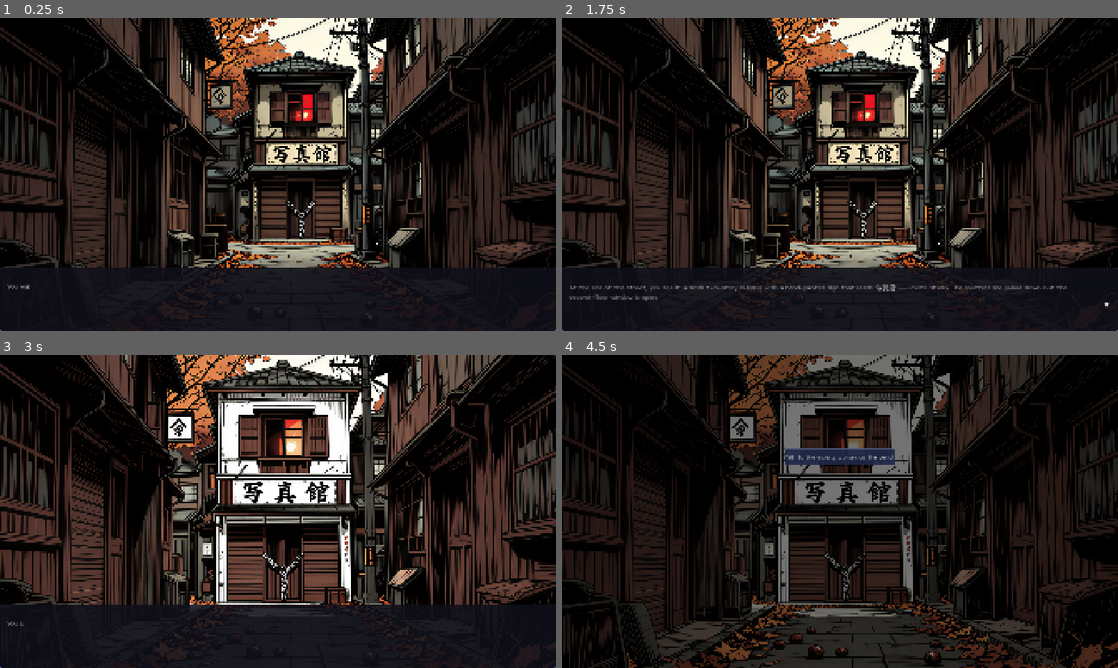
Above: before the commit, frames 1-4 (two rows, left to right).
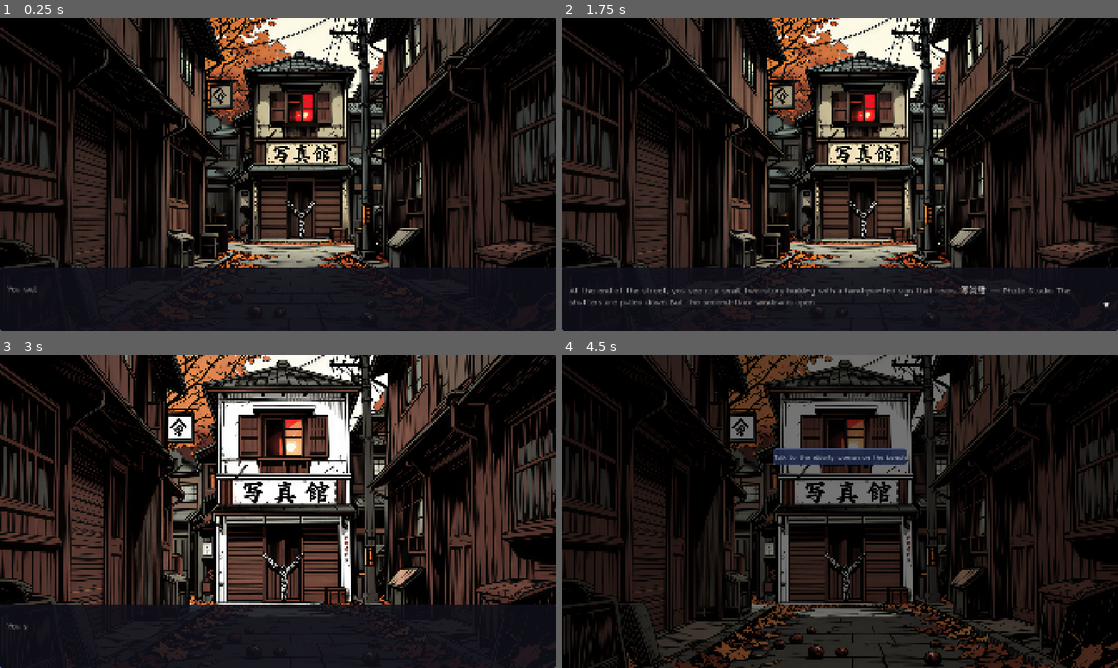
Above: after the commit, the same moments.

Repository: choppu/ai-novelgen
Game: Godot game, scene res://scenes/main.tscn
Two runs of this game, one before a commit and one after it. Both use one fixed random seed, a clock stepped at 60 frames per second and the inputs below.
Inputs (mouse positions are in pixels of both pictures, inside the frame that each line leads up to):
- Up to frame 1 (0.25 s): no input
- Up to frame 2 (1.75 s): tap Enter at 0.5, 0.6 s; move the mouse to (962, 158) at 0.52 s; click (962, 158) at 0.67 s; tap Space at 0.77, 1.52 s; move the mouse to (728, 190) at 1.27 s; tap Keypad Enter at 1.35 s; click (728, 190) at 1.42 s
- Up to frame 3 (3 s): tap Space at 2 s; move the mouse to (333, 442) at 2.02 s; tap Enter at 2.1 s; click (333, 442) at 2.17 s; click "Walk toward the studio" at 2.75 s
- Up to frame 4 (4.5 s): tap Enter at 3.5, 4.35 s; move the mouse to (812, 574) at 3.52 s; tap Keypad Enter at 3.6 s; click (812, 574) at 3.67 s; tap Space at 3.77 s; move the mouse to (1006, 558) at 4.27 s; click (1006, 558) at 4.42 s

The runs differ from the first frame. In frame 1, less than 0.1% of the frame differs, in the area x 1-7%, y 85-88%; in frame 2, 1.7%, in the area x 1-99%, y 85-93%; in frame 3, less than 0.1%; in frame 4, 0.4%.

Commit message:
updated font loading

Diff:
--- a/src/font_loader.gd
+++ b/src/font_loader.gd
@@ -1,13 +1,17 @@
 ## FontLoader — Loads story-specific fonts and provides them to UI components.
 ##
-## Autoloaded as "FontLoader". Scans the fonts folder of the current story
-## and loads all font files (.otf, .ttf, .ttc).
+## Autoloaded as "FontLoader". Fonts are loaded in two ways (in order):
+##   1. From the "fonts" section of `styles.json` (explicit key → path mapping)
+##   2. By scanning the story's `fonts/` directory (backward compat, auto-assigned)
 ##
 ## Fonts are stored in a dictionary keyed by a logical name:
 ##   - "dialogue"  → primary font for dialogue and body text
 ##   - "name"      → font for speaker names (may be italic or bold variant)
 ##   - "choice"    → font for choice buttons
 ##   - "narration" → font for narration text
+##
+## `styles.json` "fonts" section format (paths relative to story folder):
+##   { "dialogue": "fonts/MyFont.otf", "name": "fonts/MyFont-Bold.otf" }
 ##
 ## If no story-specific font is found, falls back to ThemeDB.fallback_font.
 ##
@@ -36,6 +40,7 @@
 
 
 ## Load fonts from the current story's fonts folder.
+## Tries styles.json "fonts" section first, then falls back to directory scan.
 func _load_story_fonts() -> void:
 	var story_name := GameConfig.get_current_story()
 	if story_name.is_empty():
@@ -43,6 +48,15 @@
 		_fonts = _make_fallback_fonts()
 		return
 
+	# Try loading from styles.json "fonts" section first
+	_fonts = _load_fonts_from_styles(story_name)
+	if not _fonts.is_empty():
+		print("[FontLoader] Loaded fonts for story '%s' from styles.json:" % story_name)
+		for key in _fonts:
+			print("  - %s: %s" % [key, _fonts[key].resource_path])
+		return
+
+	# Fall back to directory scan
 	var fonts_dir := "res://stories/%s/fonts/" % story_name
 	_fonts = _load_fonts_from_dir(fonts_dir)
 
@@ -99,6 +113,37 @@
 		return font
 	return null
 
+## Load fonts from the "fonts" section of styles.json.
+## Expects a dictionary like { "dialogue": "fonts/MyFont.otf", ... }.
+## Paths are relative to the story folder.
+func _load_fonts_from_styles(story_name: String) -> Dictionary:
+	var result: Dictionary = {}
+	var styles_path := "res://stories/%s/styles.json" % story_name
+	var file: FileAccess = FileAccess.open(styles_path, FileAccess.READ)
+	if file == null:
+		return result
+
+	var raw: String = file.get_as_text()
+	file.close()
+
+	var parse_result: Variant = JSON.parse_string(raw)
+	if parse_result is Dictionary:
+		var data: Dictionary = parse_result as Dictionary
+		var fonts_section: Variant = data.get("fonts")
+		if fonts_section is Dictionary:
+			var story_root := "res://stories/%s/" % story_name
+			for key in fonts_section:
+				var relative_path: String = str(fonts_section[key])
+				var full_path := story_root + relative_path
+				var font_file: FontFile = _load_font_file(full_path)
+				if font_file != null:
+					result[key] = font_file
+					print("[FontLoader] Mapped '%s' → %s" % [key, full_path])
+				else:
+					printerr("[FontLoader] Failed to load font at %s for key '%s'" % [full_path, key])
+
+	return result
+
 
 ## Create a fallback font dictionary using the system fallback font.
 func _make_fallback_fonts() -> Dictionary:
--- a/src/story_style.gd
+++ b/src/story_style.gd
@@ -39,11 +39,12 @@
 
 	_loaded = true
 
-	# Determine story name
+	# Determine story name (GameConfig is an autoload, accessed as a global symbol)
 	var story_name := ""
-	if Engine.has_singleton("GameConfig"):
-		var gc: Variant = Engine.get_singleton("GameConfig")
-		story_name = gc.get_current_story()
+	# Autoloads are global symbols in Godot — access directly.
+	# Use a try-pattern via variant check for safety if loaded before autoloads are ready.
+	if GameConfig != null:
+		story_name = GameConfig.get_current_story()
 
 	if story_name.is_empty():
 		print("[StoryStyle] No story configured — using defaults.")
@@ -140,6 +141,8 @@
 	var v: Variant = _get_typography().get(key)
 	if v is int:
 		return v
+	if v is float:
+		return int(v)
 	return default
 
 
--- a/stories/shadow_photo_studio/styles.json
+++ b/stories/shadow_photo_studio/styles.json
@@ -1,4 +1,11 @@
 {
+  "fonts": {
+    "dialogue":  "fonts/Lecta.otf",
+    "name":      "fonts/Lecta.otf",
+    "choice":    "fonts/Lecta.otf",
+    "narration": "fonts/Lecta.otf"
+  },
+
   "colors": {
     "bg":           [0.01, 0.01, 0.01, 1.0],
     "text":         [0.95, 0.95, 0.92, 1.0],
@@ -24,12 +31,12 @@
   },
 
   "typography": {
-    "font_size_name":      44,
-    "font_size_dialogue":  38,
-    "font_size_description": 38,
-    "font_size_choice":    32,
-    "font_size_error":     30,
-    "font_size_continue":  32
+    "font_size_name":      30,
+    "font_size_dialogue":  28,
+    "font_size_description": 28,
+    "font_size_choice":    24,
+    "font_size_error":     24,
+    "font_size_continue":  24
   },
 
   "timing": {
